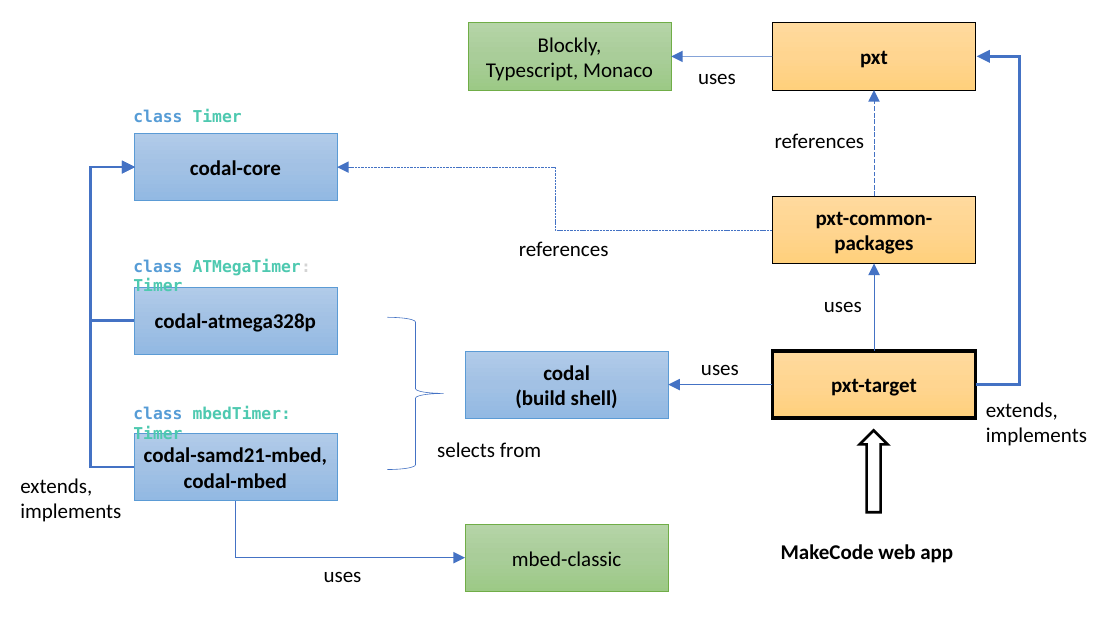
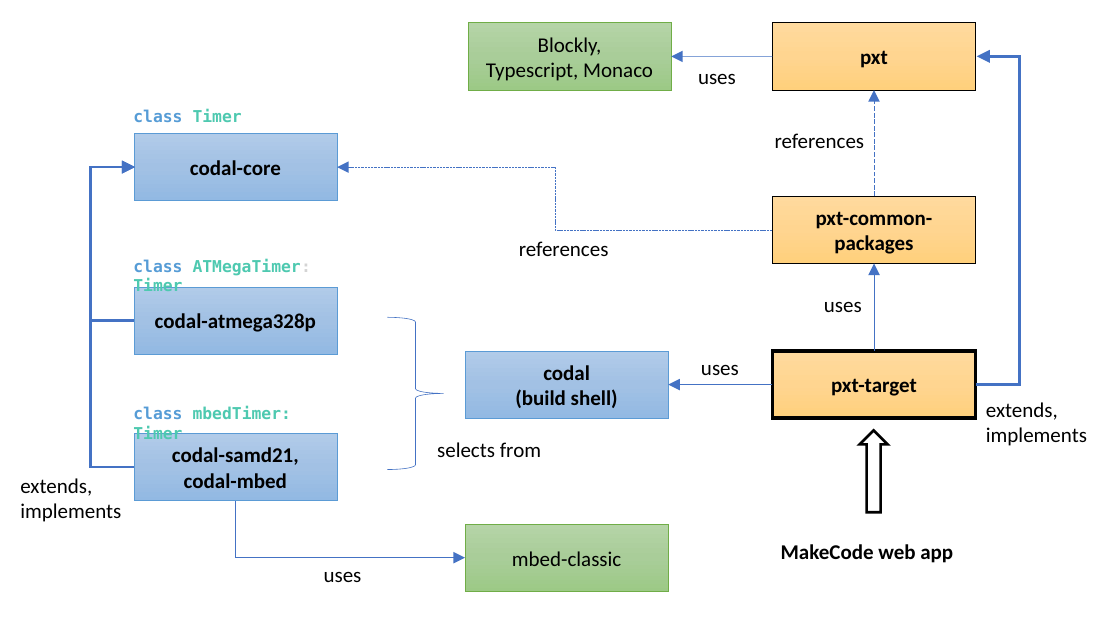
Before and after one commit to microsoft/pxt, a slide deck: slide 2 of papers/tr2017/diagrams.pptx. Drawn at 1120x630 pixels with LibreOffice and Linux fonts; fonts in the diff are those of the drawing. Boxes give left, top, right and bottom in pixels: in the first picture for what was removed or moved away, otherwise in the second. Text is boxed around its words. In the diff, an @@ line names an element or a change of style, - is before the commit and + after.

```diff
--- a/papers/tr2017/diagrams.pptx
+++ b/papers/tr2017/diagrams.pptx
@@ text in rectangle at [172, 447, 299, 465]: text changed @@
-codal-samd21-mbed,
+codal-samd21,
```
Also in this commit, not shown: 2 other files.
